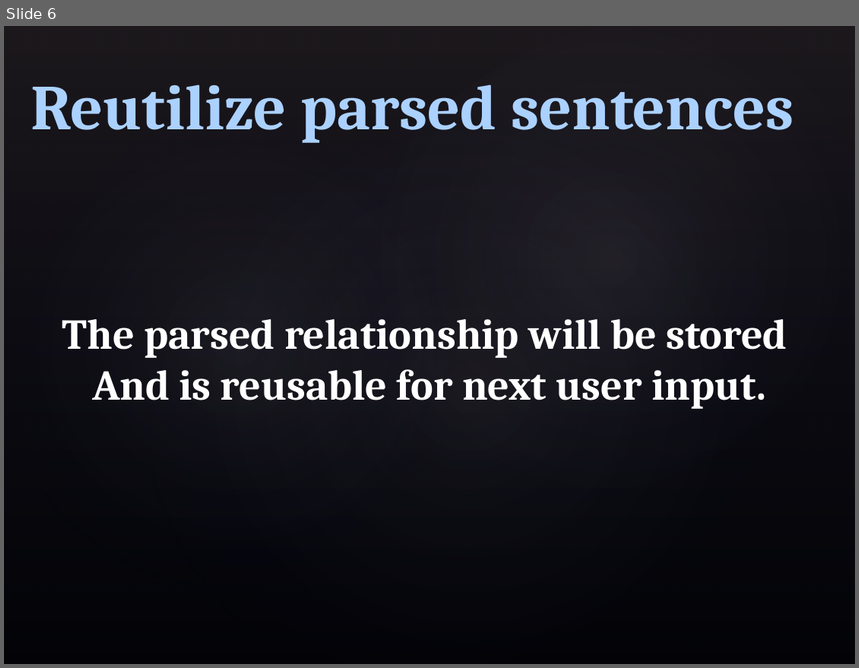
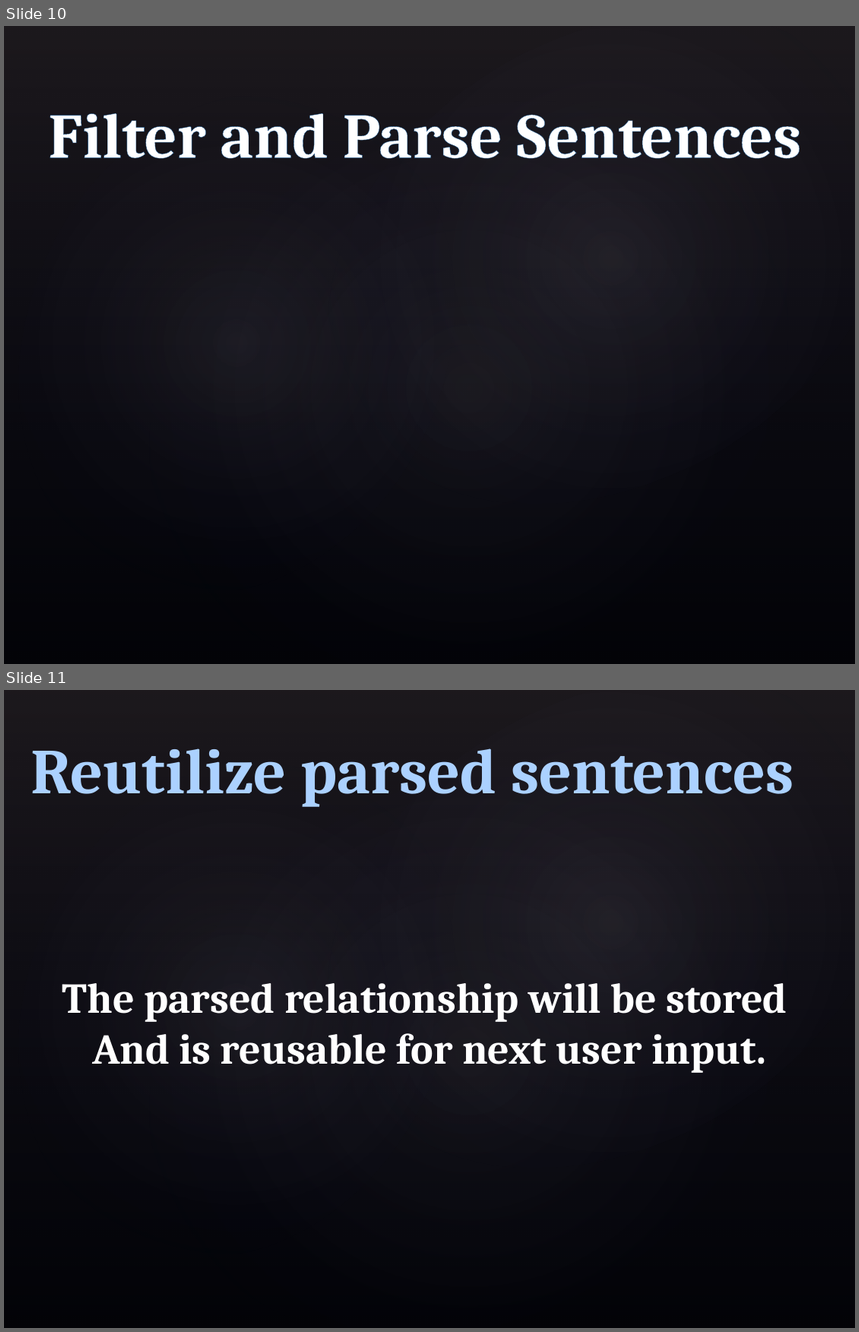
Before and after one commit to philloooo/stringAlgo-project, a slide deck: workflow.pptx. Shown one above the other, each under a label of ours: slide 6 before the commit, slides 10 and 11 after it. The pictures are 859x668 and 859x1332 pixels, drawn with LibreOffice and Linux fonts; fonts in the diff are those of the drawing; background and template pictures are left out. Boxes give left, top, right and bottom in pixels: in the first picture for what was removed or moved away, otherwise in the second. Text is boxed around its words. In the diff, an @@ line names an element or a change of style, - is before the commit and + after.

```diff
--- a/workflow.pptx
+++ b/workflow.pptx
@@ slide 10 added at [4,26,855,664], background picture (left out); not listed: 4 template elements that a slide beside it also shows @@
@@ text added at [48,113,801,159], 54 pt, text #FFFFFF, bold @@
+Filter and Parse Sentences
@@ what was slide 6 is now slide 11 @@
```
Also in this commit, not shown: 4 slides changed, 5 other slides added, 1 slide removed, 36 other files.
